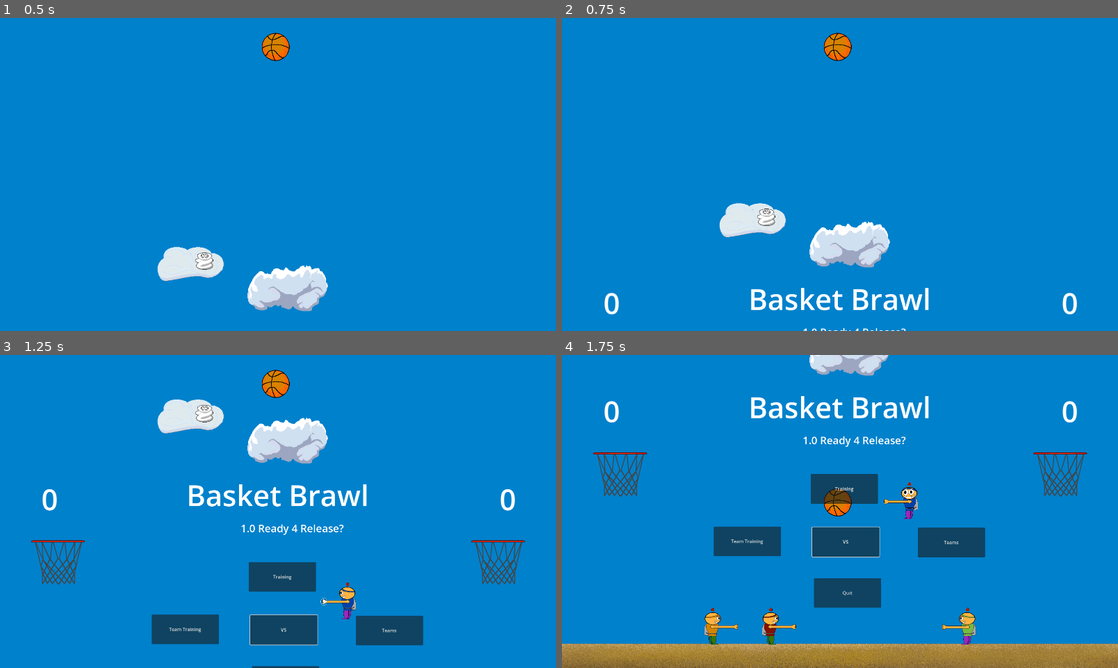
Above: before the commit, frames 1-4 (two rows, left to right).
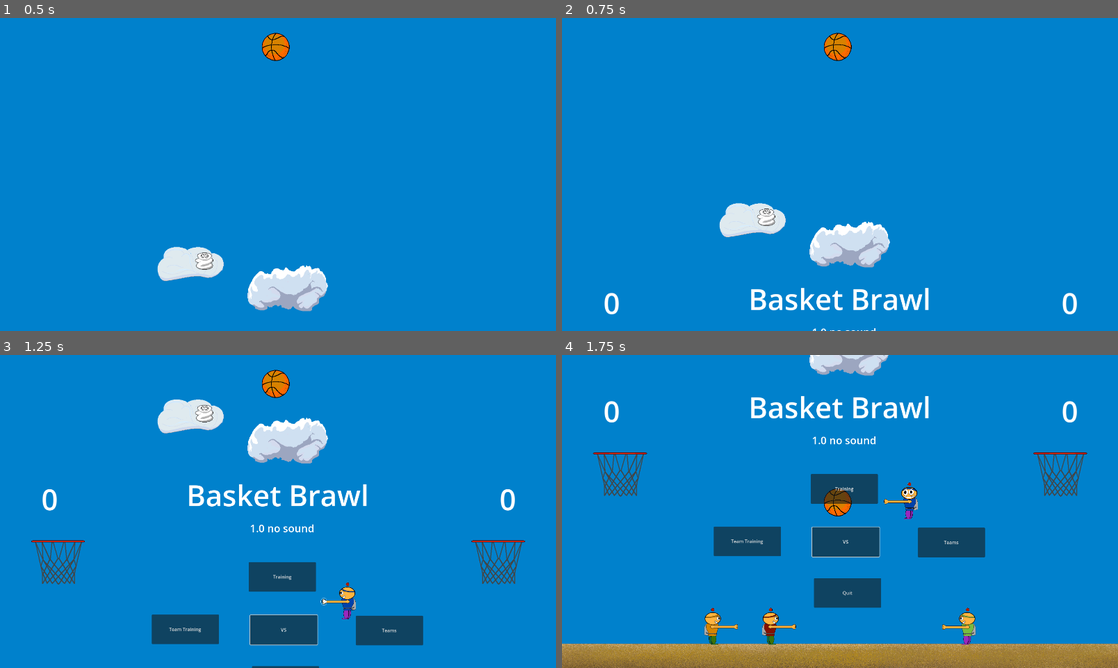
Above: after the commit, the same moments.

Repository: Zablo13/Basket_Brawl_no_sound
Game: Godot game, scene res://Scenes/maincontrol.tscn
The game is run twice, just before and just after one commit, with the same random seed, the same clock (stepped at 60 frames per second) and the same inputs.
Inputs:
- Up to frame 1 (0.5 s): no input
- Up to frame 2 (0.75 s): hold Keypad 0 (catch2) from 0.53 s (still down)
- Up to frame 3 (1.25 s): keep holding Keypad 0 (catch2); tap W (jump2) at 0.77 s
- Up to frame 4 (1.75 s): release Keypad 0 (catch2) at 1.28 s; tap Q (dash_left2) at 1.35 s; tap W (jump2) at 1.52 s

Frame 1 is identical in both runs. In frame 2, less than 0.1% of the frame differs, in the area x 43-62%, y 99-100%; in frame 3, 0.2%; in frame 4, 0.3%, in the area x 43-62%, y 26-30%.

Commit message:
changed subtitle

Diff:
--- a/Scenes/main_menu.tscn
+++ b/Scenes/main_menu.tscn
@@ -64,7 +64,7 @@
 offset_right = 1118.0
 offset_bottom = 329.0
 theme_override_font_sizes/font_size = 36
-text = "1.0 Ready 4 Release?"
+text = "1.0 no sound"
 horizontal_alignment = 1
 vertical_alignment = 1
 
